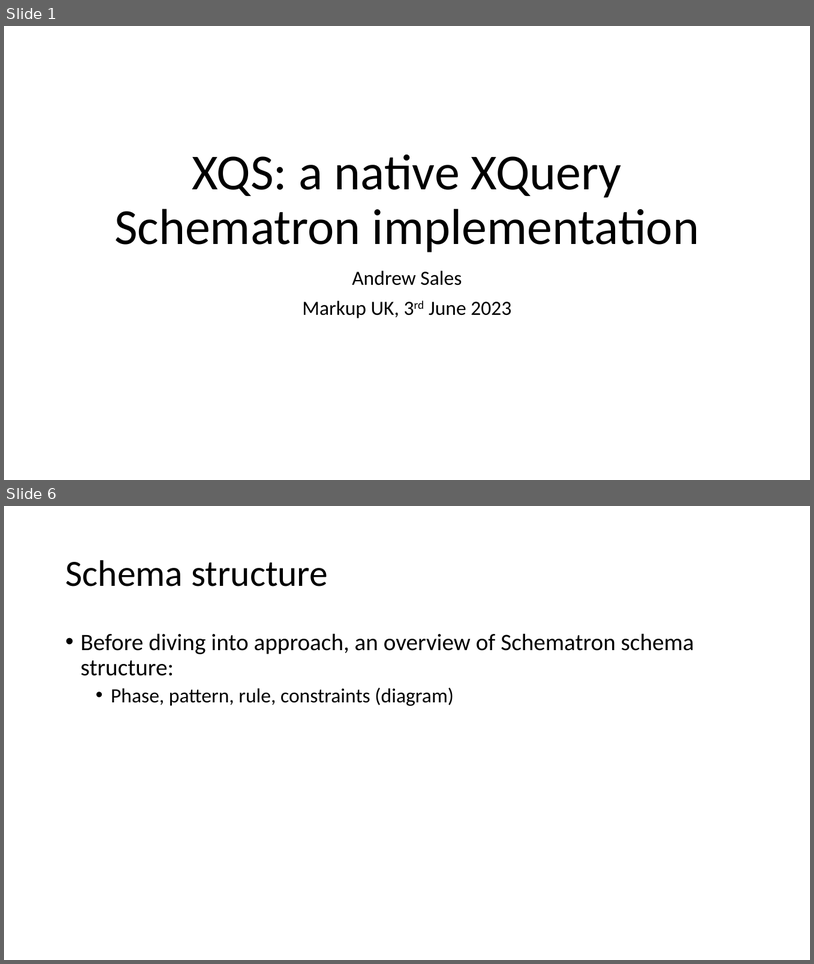
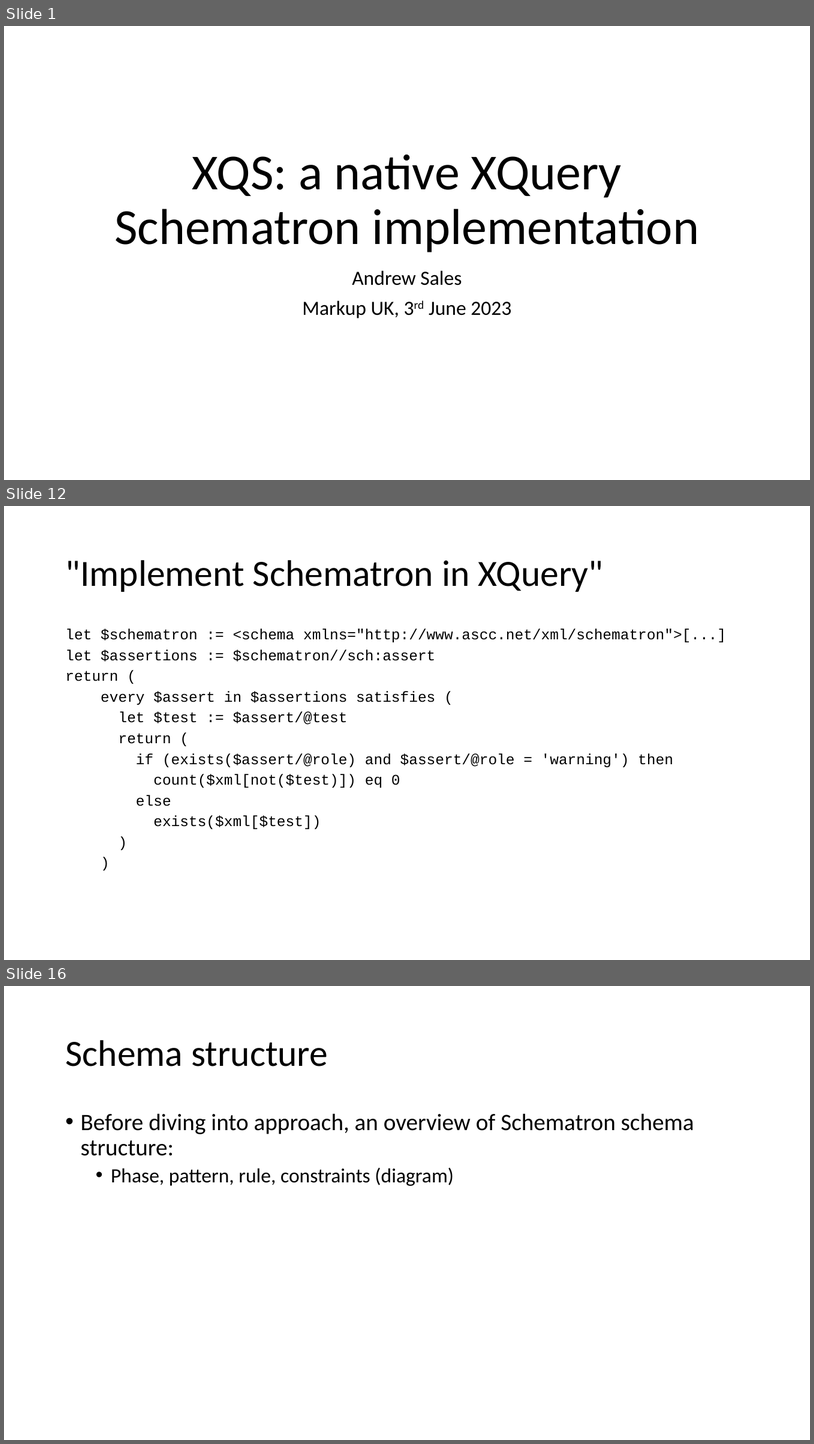
Before and after one commit to AndrewSales/XQS, a slide deck: Markup UK 2023 slides.pptx. Shown one above the other, each under a label of ours: slides 1 and 6 before the commit, slides 1, 12 and 16 after it; the slides between them are not shown. The pictures are 814x964 and 814x1444 pixels, drawn with LibreOffice and Linux fonts; fonts in the diff are those of the drawing. Boxes give left, top, right and bottom in pixels: in the first picture for what was removed or moved away, otherwise in the second. Text is boxed around its words. In the diff, an @@ line names an element or a change of style, - is before the commit and + after.

```diff
--- a/Markup UK 2023 slides.pptx
+++ b/Markup UK 2023 slides.pptx
@@ slide 12 added at (4,506,810,960), background #FFFFFF @@
@@ title added at (65,560,603,592), 44 pt, text #000000 @@
+"Implement Schematron in XQuery"
@@ text added at (65,628,726,829), 17.5 pt, text #000000 @@
+let $schematron := <schema xmlns="http://www.ascc.net/xml/schematron">[...]
+let $assertions := $schematron//sch:assert
+return (
+every $assert in $assertions satisfies (
+let $test := $assert/@test
+return (
+if (exists($assert/@role) and $assert/@role = 'warning') then
+count($xml[not($test)]) eq 0
+else
+exists($xml[$test])
+)
+)
@@ what was slide 6 is now slide 16 @@
```
Also in this commit, not shown: 4 slides changed, 10 other slides added, 1 other file.
